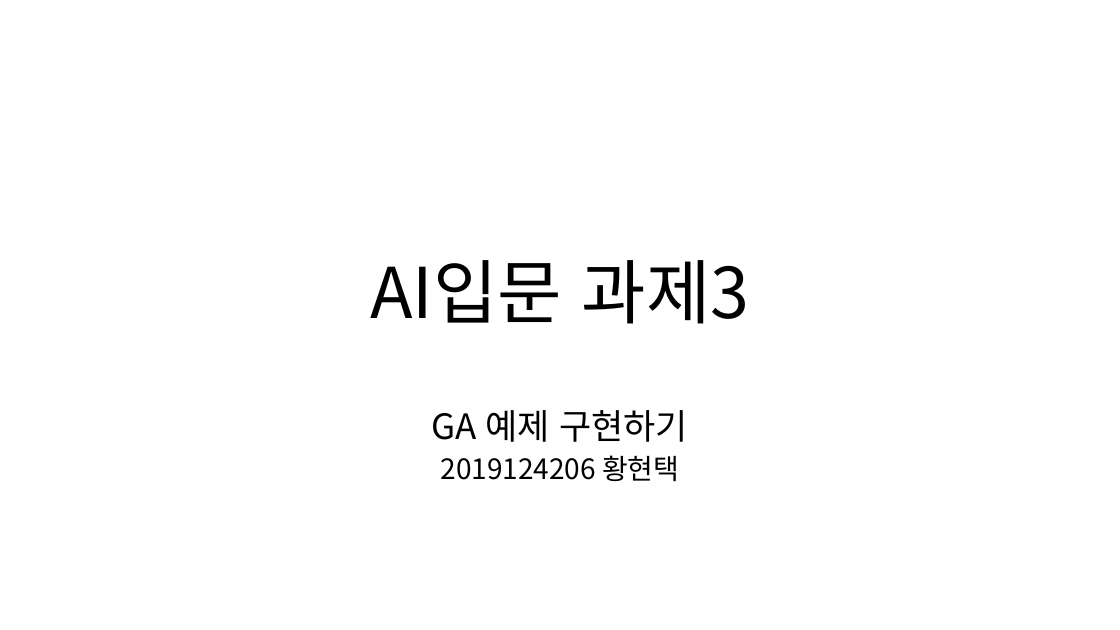
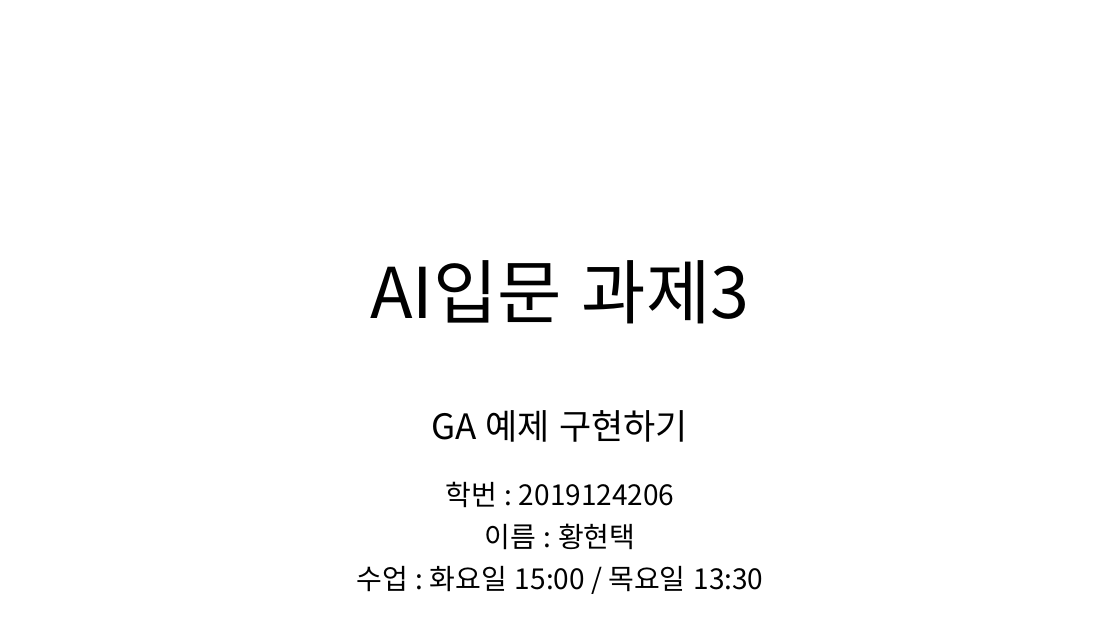
Before and after one commit to hhtboy/GeneticAlgorithm-FindMaxValue, a slide deck: slide 1 of 과제3_2019124206_황현택.pptx. Drawn at 1120x630 pixels with LibreOffice and Linux fonts; fonts in the diff are those of the drawing. Boxes give left, top, right and bottom in pixels: in the first picture for what was removed or moved away, otherwise in the second. Text is boxed around its words. In the diff, an @@ line names an element or a change of style, - is before the commit and + after.

Commit message:
과제3 clear

```diff
--- a/과제3_2019124206_황현택.pptx
+++ b/과제3_2019124206_황현택.pptx
@@ subtitle at <box>356,481,764,592</box>: text changed @@
-2019124206 황현택
+학번 : 2019124206
+이름 : 황현택
+수업 : 화요일 15:00 / 목요일 13:30
```
Also in this commit, not shown: 1 other slide changed, 8 slides added, 1 other file.
